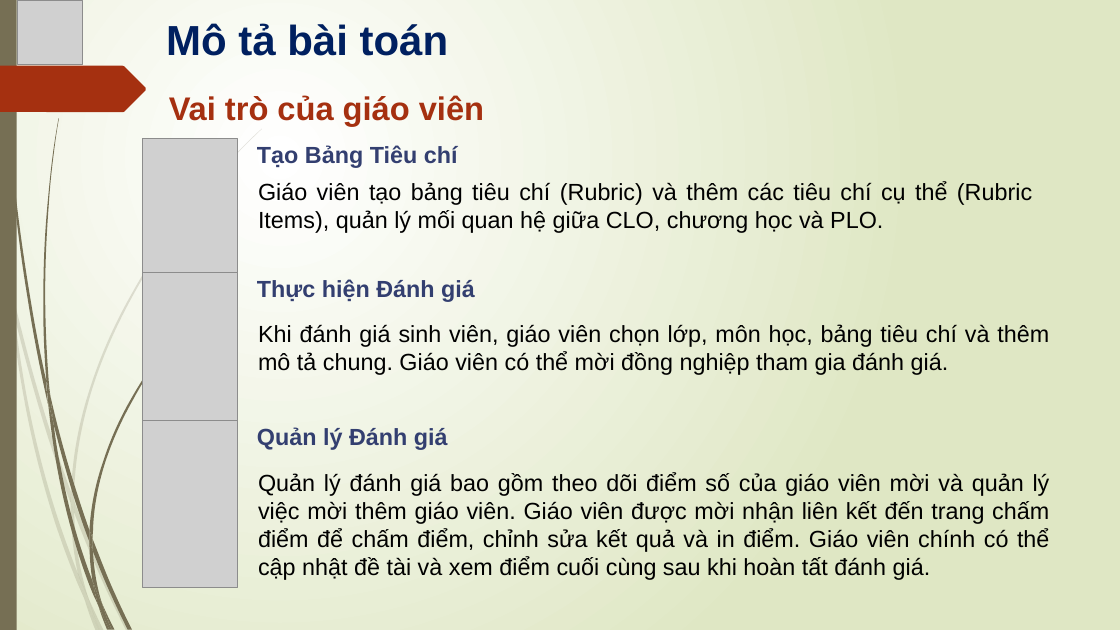
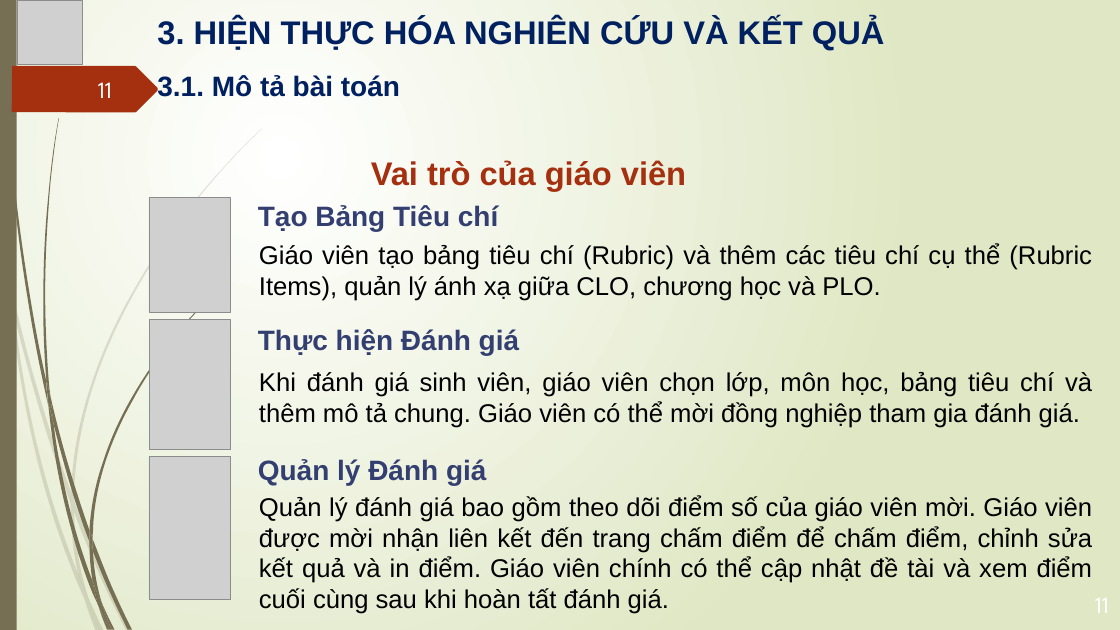
Before and after one commit to thaihunghung/tn-da20ttb-110120031-tranthaihung-xdapivhtcdttcdasvcntt, a slide deck: slide 11 of docs/XAYDUNGAPIVAHE_THONGCHAMDIEM.pptx (slide 7 before the commit). Drawn at 1120x630 pixels with LibreOffice and Linux fonts; fonts in the diff are those of the drawing; grey boxes stand for pictures. Boxes give left, top, right and bottom in pixels: in the first picture for what was removed or moved away, otherwise in the second. Text is boxed around its words. In the diff, an @@ line names an element or a change of style, - is before the commit and + after.

```diff
--- a/docs/XAYDUNGAPIVAHE_THONGCHAMDIEM.pptx
+++ b/docs/XAYDUNGAPIVAHE_THONGCHAMDIEM.pptx
@@ text added at (157,18,885,50), 28 pt, text #002060, bold @@
+3. HIỆN THỰC HÓA NGHIÊN CỨU VÀ KẾT QUẢ
@@ freeform shape: place and size @@
-freeform shape at (0,66,146,112)
+freeform shape at (12,66,158,112)
@@ page number added at (98,82,112,98), 20 pt, text #FEFFFF @@
+11
@@ text at (157,75,400,97): text changed; size 36 to 24 pt @@
-Mô tả bài toán
+3.1. Mô tả bài toán
@@ text "Vai trò của giáo viên": place and size @@
-text "Vai trò của giáo viên" at (169,95,484,125)
+text "Vai trò của giáo viên" at (371,160,686,191)
@@ picture: place and size @@
-picture at (143,139,238,273)
+picture at (149,197,230,313)
@@ size 20 to 24 pt in 3 elements at (258,459,486,485), (258,329,519,355), (258,205,498,231) @@
@@ text "Tạo Bảng Tiêu chí": place and size @@
-text "Tạo Bảng Tiêu chí" at (257,145,458,168)
+text "Tạo Bảng Tiêu chí" at (258,205,498,231)
@@ text at (259,244,1092,301): text changed; size 20 to 22 pt @@
-Giáo viên tạo bảng tiêu chí (Rubric) và thêm các tiêu chí cụ thể (Rubric Items), quản lý mối quan hệ giữa CLO, chương học và PLO.
+Giáo viên tạo bảng tiêu chí (Rubric) và thêm các tiêu chí cụ thể (Rubric Items), quản lý ánh xạ giữa CLO, chương học và PLO.
@@ picture: place and size @@
-picture at (143,273,238,425)
+picture at (150,319,231,450)
@@ text "Thực hiện Đánh giá": place and size @@
-text "Thực hiện Đánh giá" at (257,279,475,302)
+text "Thực hiện Đánh giá" at (258,329,519,355)
@@ text "Khi đánh giá sinh viên, ...": place and size @@
-text "Khi đánh giá sinh viên, ..." at (258,324,1049,375)
+text "Khi đánh giá sinh viên, ..." at (259,372,1092,428)
@@ text "Khi đánh giá sinh viên, ..." at (259,372,1092,428): size 20 to 22 pt @@
@@ picture: place and size @@
-picture at (143,421,238,587)
+picture at (149,457,230,599)
@@ text "Quản lý Đánh giá": place and size @@
-text "Quản lý Đánh giá" at (257,427,448,450)
+text "Quản lý Đánh giá" at (258,459,486,485)
@@ text at (259,495,1093,614): text changed; size 20 to 22 pt @@
-Quản lý đánh giá bao gồm theo dõi điểm số của giáo viên mời và quản lý việc mời thêm giáo viên. Giáo viên được mời nhận liên kết đến trang chấm điểm để chấm điểm, chỉnh sửa kết quả và in điểm. Giáo viên chính có thể cập nhật đề tài và xem điểm cuối cùng sau khi hoàn tất đánh giá.
+Quản lý đánh giá bao gồm theo dõi điểm số của giáo viên mời. Giáo viên được mời nhận liên kết đến trang chấm điểm để chấm điểm, chỉnh sửa kết quả và in điểm. Giáo viên chính có thể cập nhật đề tài và xem điểm cuối cùng sau khi hoàn tất đánh giá.
```
Also in this commit, not shown: 13 other slides changed, 7 slides added, 6 slides removed, 12 other files.
